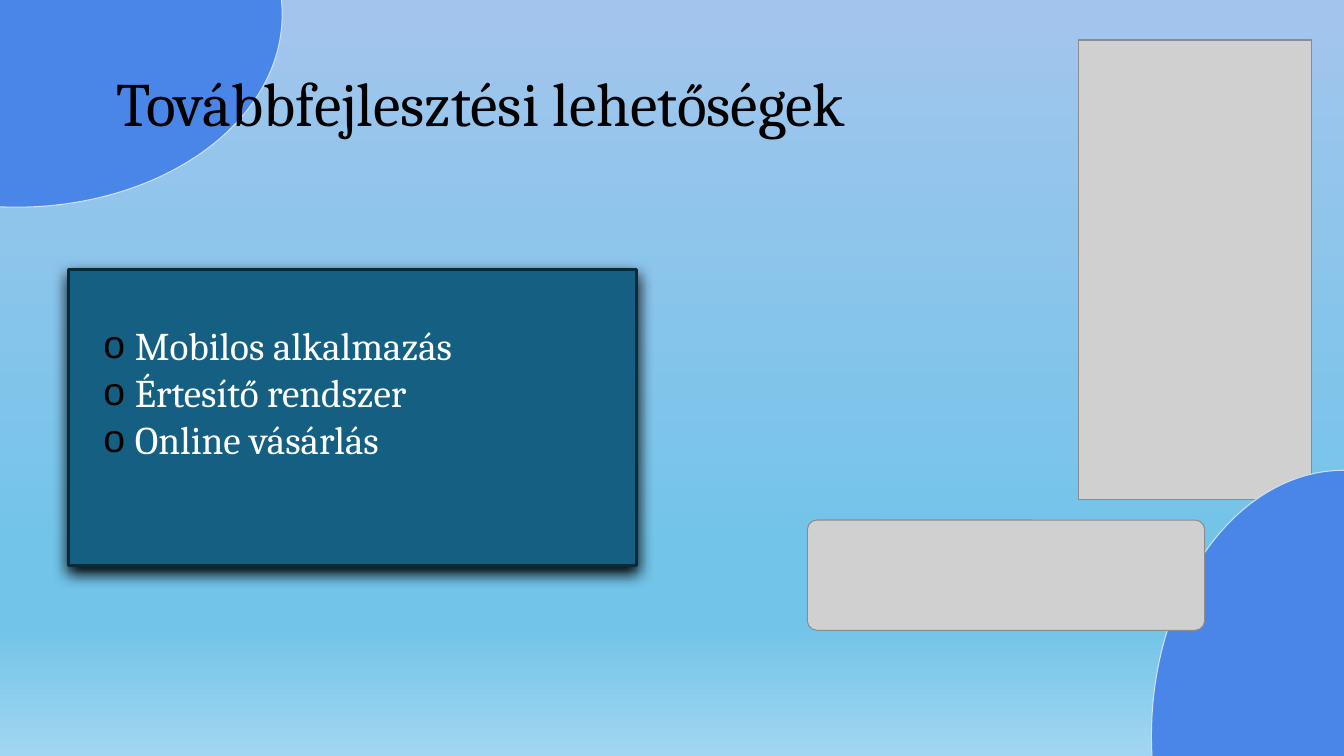
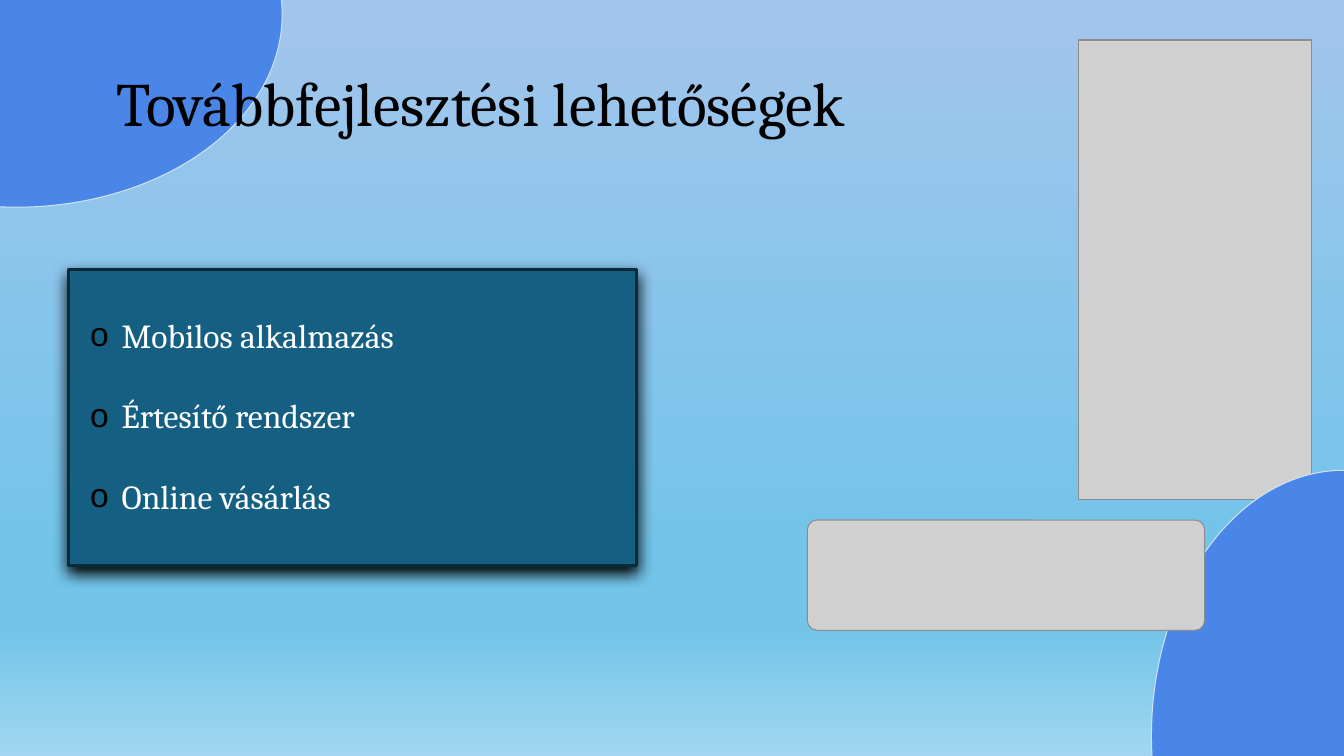
Before and after one commit to nagyls/13_S2_5_vizsgaremek, a slide deck: slide 13 of dokumentumok/Prezentáció_NagyLevedSamuel_TothTamas.pptx. Drawn at 1344x756 pixels with LibreOffice and Linux fonts; fonts in the diff are those of the drawing; grey boxes stand for pictures. Boxes give left, top, right and bottom in pixels: in the first picture for what was removed or moved away, otherwise in the second. Text is boxed around its words. In the diff, an @@ line names an element or a change of style, - is before the commit and + after.

```diff
--- a/dokumentumok/Prezentáció_NagyLevedSamuel_TothTamas.pptx
+++ b/dokumentumok/Prezentáció_NagyLevedSamuel_TothTamas.pptx
@@ text "Mobilos alkalmazás": place and size @@
-text "Mobilos alkalmazás" at (135, 332, 452, 455)
+text "Mobilos alkalmazás" at (122, 324, 394, 510)
@@ text "Mobilos alkalmazás" at (122, 324, 394, 510): size 28 to 24 pt @@
```
Also in this commit, not shown: 4 other slides changed, 1 slide added, 1 slide removed.
